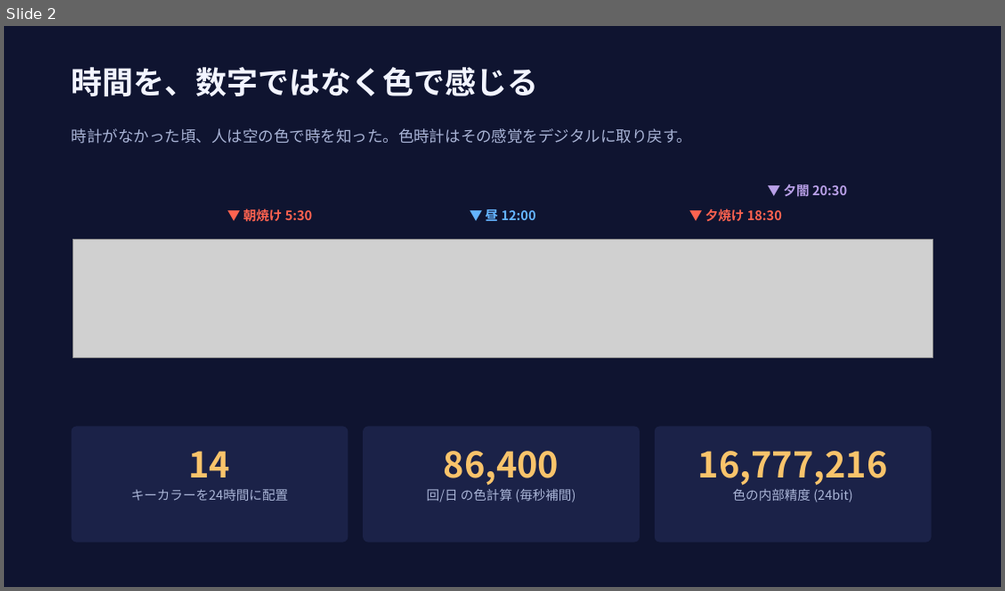
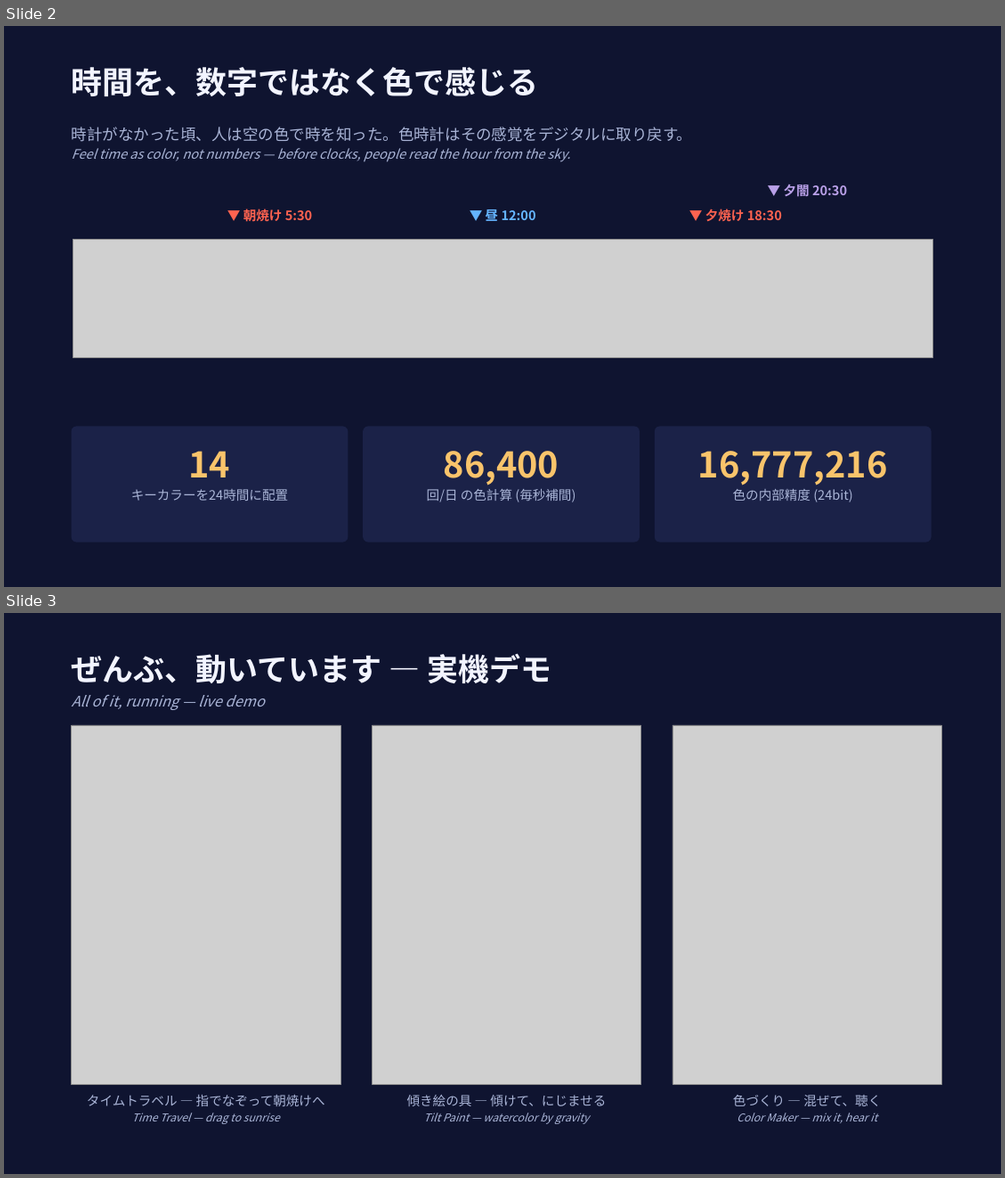
Before and after one commit to aokko2000/iroirotokei, a slide deck: docs/iroirotokei_contest_slides.pptx. Shown one above the other, each under a label of ours: slide 2 before the commit, slides 2 and 3 after it. The pictures are 1005x591 and 1005x1178 pixels, drawn with LibreOffice and Linux fonts; fonts in the diff are those of the drawing; grey boxes stand for pictures. Boxes give left, top, right and bottom in pixels: in the first picture for what was removed or moved away, otherwise in the second. Text is boxed around its words. In the diff, an @@ line names an element or a change of style, - is before the commit and + after.

Commit message:
Bilingual (JP/EN) contest slides with real device photos

```diff
--- a/docs/iroirotokei_contest_slides.pptx
+++ b/docs/iroirotokei_contest_slides.pptx
@@ slide 3 added at bbox=[4, 613, 1001, 1174], background #FFFFFF @@
@@ rectangle added at bbox=[4, 613, 1001, 1174], fill #0F1430 @@
@@ text added at bbox=[72, 653, 551, 683], 30 pt, text #F2F4FF, bold @@
+ぜんぶ、動いています — 実機デモ
@@ text added at bbox=[72, 695, 264, 710], 14 pt, text #A9B4D6, italic @@
+All of it, running — live demo
@@ picture added at bbox=[72, 725, 340, 1084] @@
@@ picture added at bbox=[372, 725, 641, 1084] @@
@@ picture added at bbox=[672, 725, 942, 1084] @@
@@ text added at bbox=[87, 1094, 325, 1124], 10.5 pt, text #A9B4D6, italic @@
+タイムトラベル — 指でなぞって朝焼けへ
+Time Travel — drag to sunrise
@@ text added at bbox=[407, 1094, 606, 1124], 10.5 pt, text #A9B4D6, italic @@
+傾き絵の具 — 傾けて、にじませる
+Tilt Paint — watercolor by gravity
@@ text added at bbox=[733, 1094, 881, 1123], 10.5 pt, text #A9B4D6, italic @@
+色づくり — 混ぜて、聴く
+Color Maker — mix it, hear it
@@ slide 2 changed as well @@
@@ text at bbox=[72, 127, 693, 142]: more space between paragraphs @@
@@ text at bbox=[72, 148, 570, 162]: paragraph added @@
+Feel time as color, not numbers — before clocks, people read the hour from the sky.
```
Also in this commit, not shown: 9 other slides changed.
